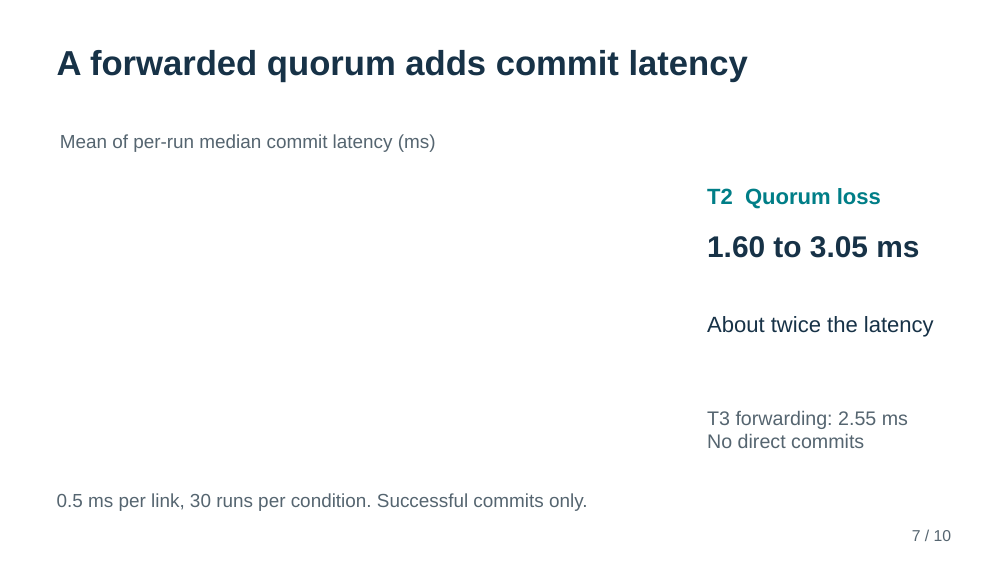
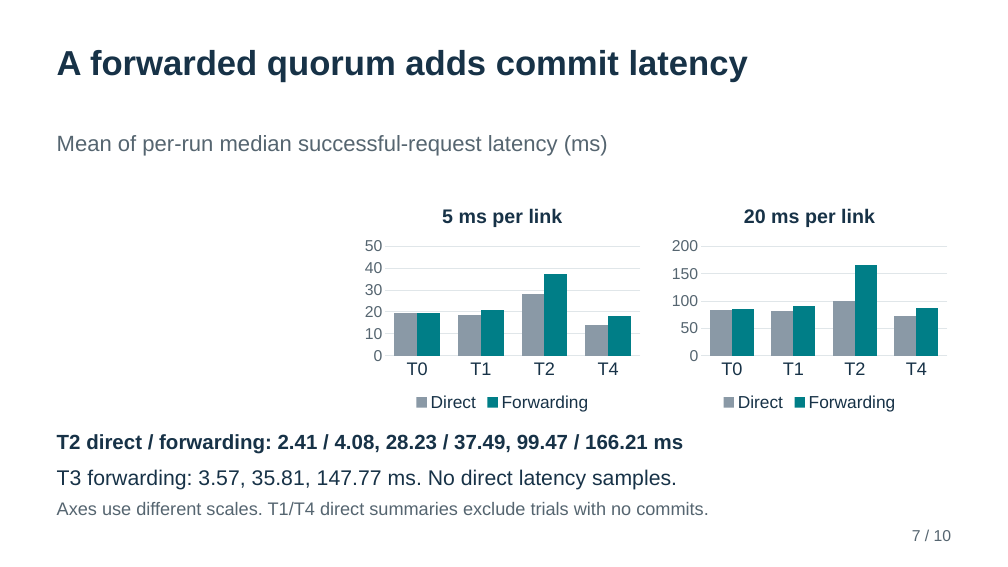
Before and after one commit to TheArtemis/II2202-HT26-Research-Methodology-and-Scientific-Writing, a slide deck: slide 7 of docs/presentation/II2202-final-presentation.pptx. Drawn at 1008x567 pixels with LibreOffice and Linux fonts; fonts in the diff are those of the drawing. Boxes give left, top, right and bottom in pixels: in the first picture for what was removed or moved away, otherwise in the second. Text is boxed around its words. In the diff, an @@ line names an element or a change of style, - is before the commit and + after.

```diff
--- a/docs/presentation/II2202-final-presentation.pptx
+++ b/docs/presentation/II2202-final-presentation.pptx
@@ text at (57,135,608,156): text changed; size 18 to 21 pt @@
-Mean of per-run median commit latency (ms)
+Mean of per-run median successful-request latency (ms)
@@ column chart added at (359,191,646,416) @@
+title "5 ms per link "
+categories: T0, T1, T2, T4
+Direct: 19, 19, 28, 14
+Forwarding: 20, 21, 37, 18
@@ column chart added at (666,191,953,416) @@
+title "20 ms per link "
+categories: T0, T1, T2, T4
+Direct: 83, 82, 99, 72
+Forwarding: 85, 91, 166, 87
@@ text removed at (707,188,881,209) @@
-T2 Quorum loss
@@ text removed at (707,236,919,258) @@
-1.60 to 3.05 ms
@@ text removed at (707,316,934,337) @@
-About twice the latency
@@ text removed at (707,411,908,448) @@
-T3 forwarding: 2.55 ms
-No direct commits
@@ text added at (57,434,684,454), 19.5 pt, text #173247, bold @@
+T2 direct / forwarding: 2.41 / 4.08, 28.23 / 37.49, 99.47 / 166.21 ms
@@ text added at (57,469,677,490), 20.2 pt, text #173247 @@
+T3 forwarding: 3.57, 35.81, 147.77 ms. No direct latency samples.
@@ text removed at (57,493,587,511) @@
-0.5 ms per link, 30 runs per condition. Successful commits only.
@@ text added at (57,502,708,515), 17.2 pt, text #556570 @@
+Axes use different scales. T1/T4 direct summaries exclude trials with no commits.
```
Also in this commit, not shown: 4 other slides changed, 1 slide added, 1 slide removed, 2 other files.
